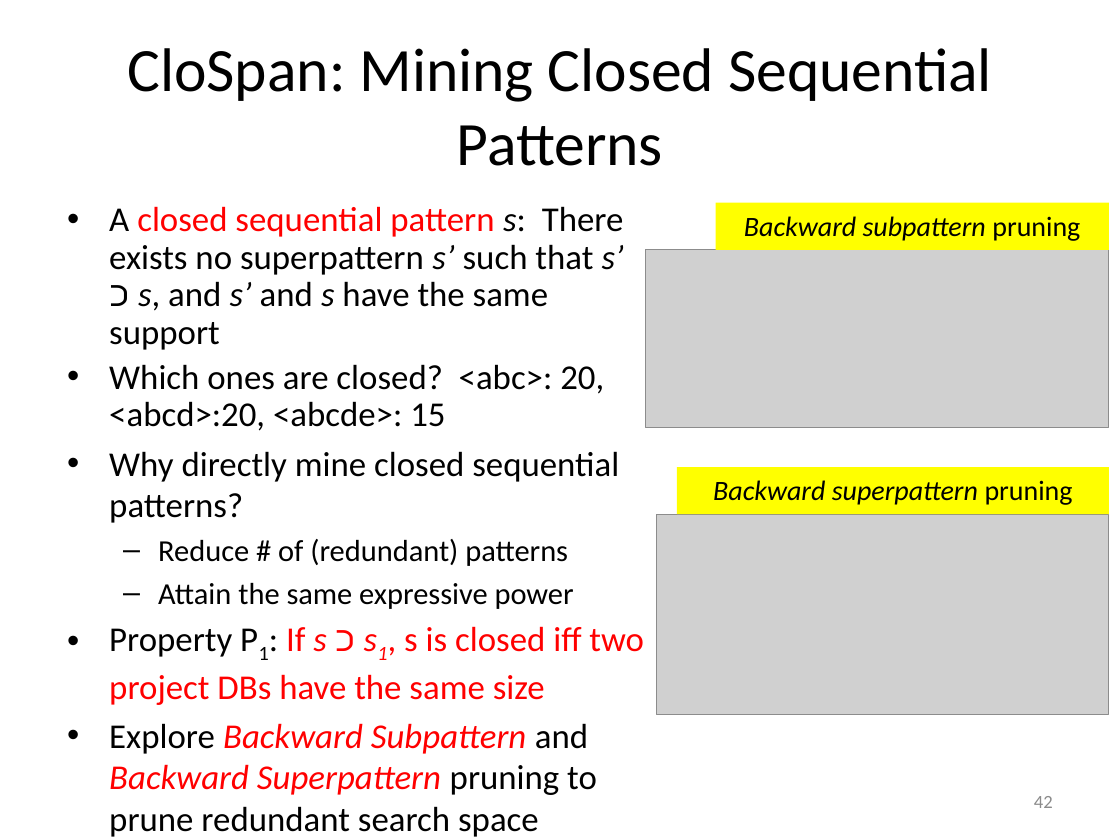
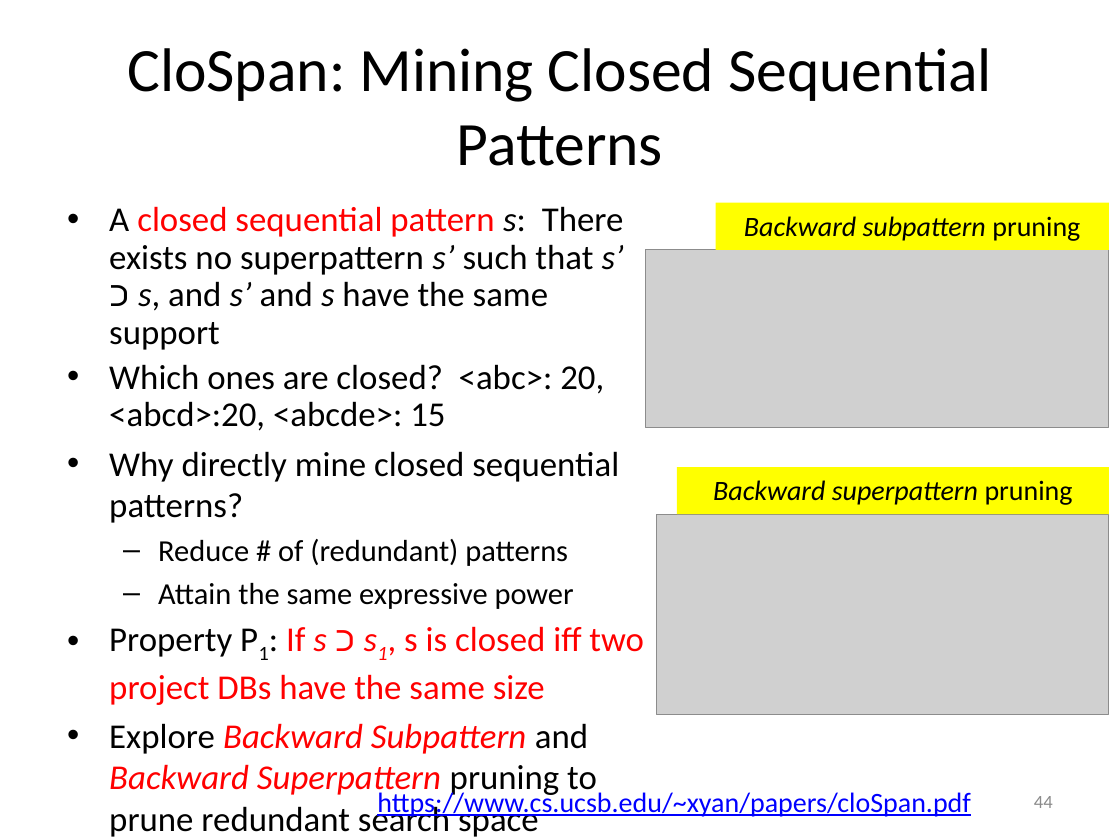
Before and after one commit to mjiang89/mjiang89.github.io, a slide deck: slide 44 of teaching/CS412Summer17-Chapter7.pptx (slide 42 before the commit). Drawn at 1120x840 pixels with LibreOffice and Linux fonts; fonts in the diff are those of the drawing; grey boxes stand for pictures. Boxes give left, top, right and bottom in pixels: in the first picture for what was removed or moved away, otherwise in the second. Text is boxed around its words. In the diff, an @@ line names an element or a change of style, - is before the commit and + after.

```diff
--- a/teaching/CS412Summer17-Chapter7.pptx
+++ b/teaching/CS412Summer17-Chapter7.pptx
@@ text added at [377, 788, 971, 818], 18 pt, text #0000FF, underline @@
+https://www.cs.ucsb.edu/~xyan/papers/cloSpan.pdf
@@ page number at [1034, 796, 1053, 808]: text changed @@
-42
+44
```
Also in this commit, not shown: 20 other slides changed, 2 slides added, 2 other files.
